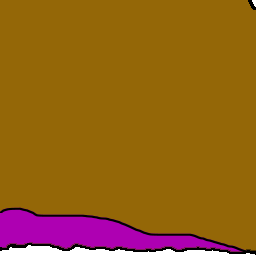
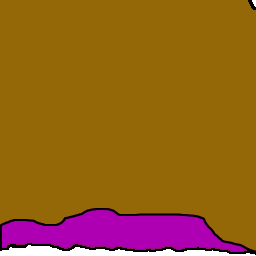
Two versions of the same layered image (256×256). Layer-by-layer changes:
hid "N3XD Right" over <box>0,207,256,252</box>
added layer "N3XD Right-New" above "N3XD Left-New" over <box>0,207,256,252</box>
